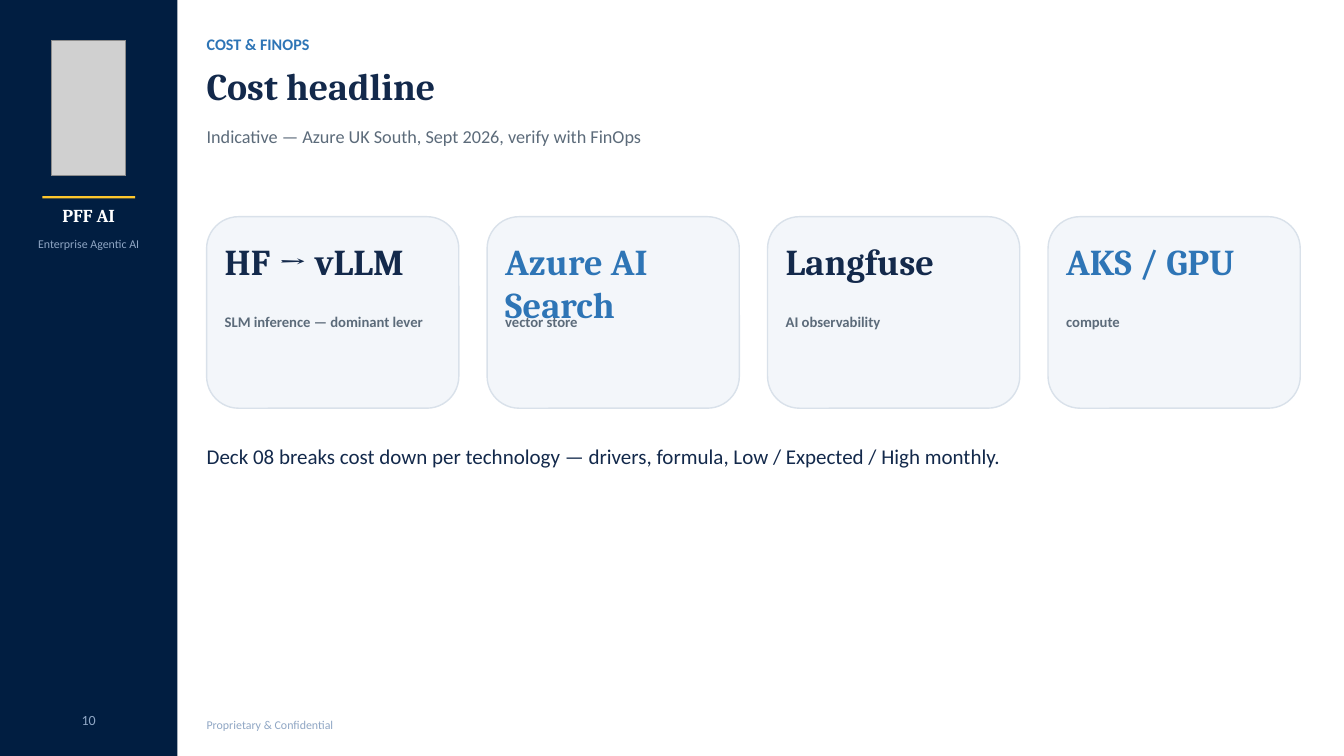
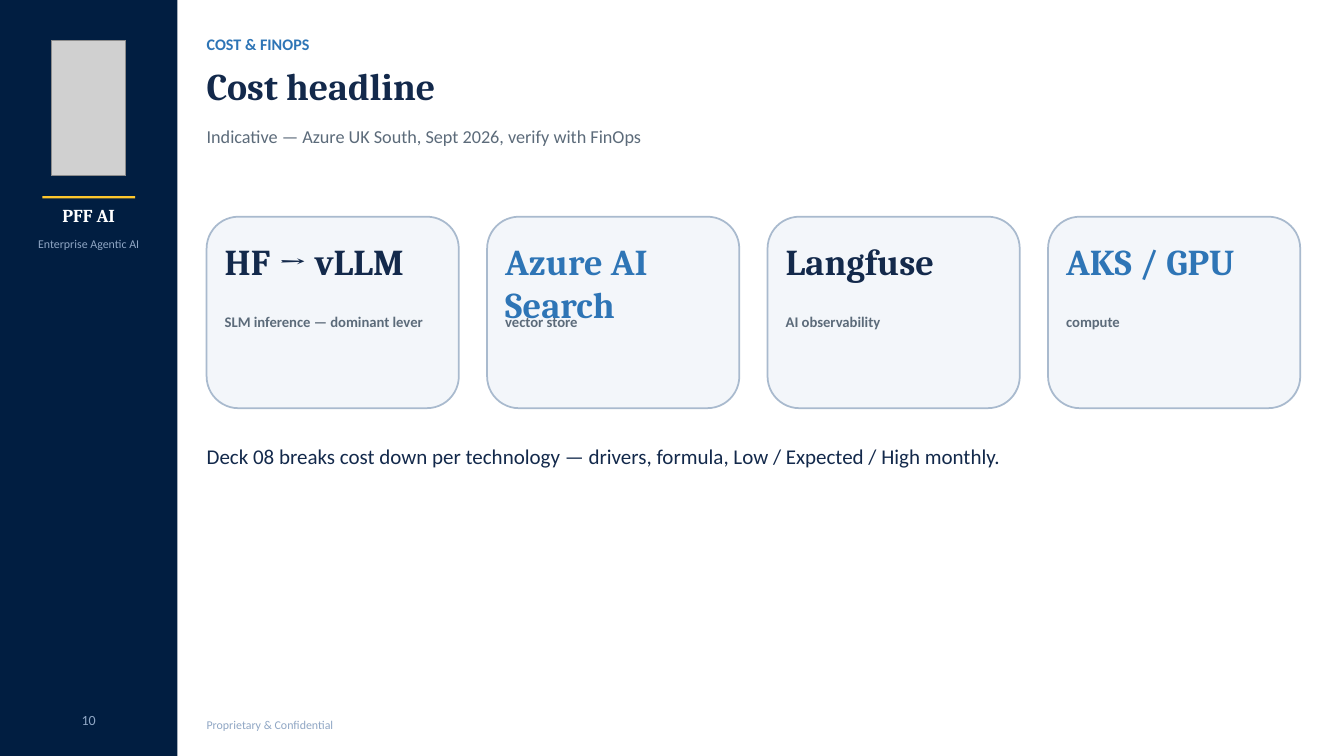
Before and after one commit to gobimca87/PF-FT, a slide deck: slide 11 of docs/PPT/00-overview.pptx. Drawn at 1344x756 pixels with LibreOffice and Linux fonts; fonts in the diff are those of the drawing; grey boxes stand for pictures. Boxes give left, top, right and bottom in pixels: in the first picture for what was removed or moved away, otherwise in the second. Text is boxed around its words. In the diff, an @@ line names an element or a change of style, - is before the commit and + after.

```diff
--- a/docs/PPT/00-overview.pptx
+++ b/docs/PPT/00-overview.pptx
@@ outline #D9E1EA 1 pt to #A9BACE 1.25 pt in 4 elements at (207, 217, 459, 408), (487, 217, 739, 408), (768, 217, 1020, 408), (1049, 217, 1301, 408) @@
```
Also in this commit, not shown: 3 other slides changed, 2 other files.
